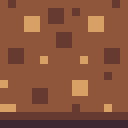
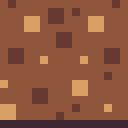
Layered file, before and after one edit (128px x 128px). Changes by layer:
added layer "Calque Copié #1" above "Calque Copié" over [0, 112, 128, 120]
